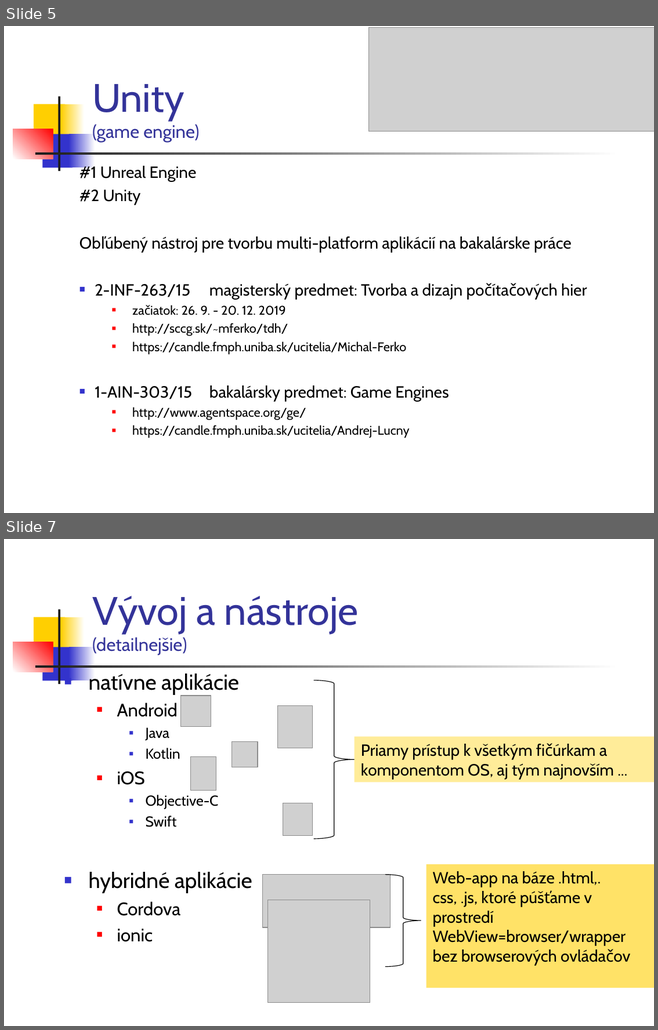
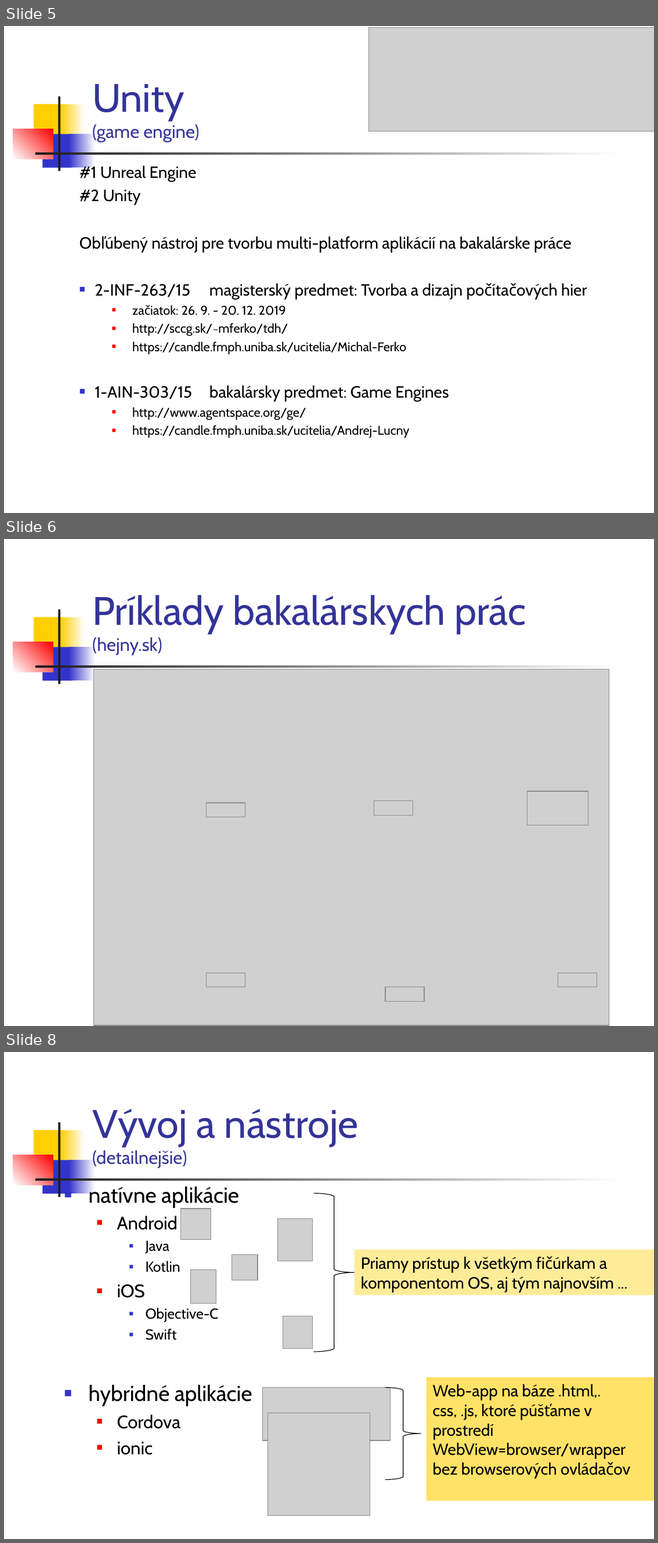
Before and after one commit to vmandro/Prednasky, a slide deck: 01/01_Uvod.ppt. Shown one above the other, each under a label of ours: slides 5 and 7 before the commit, slides 5, 6 and 8 after it; the slides between them are not shown. The pictures are 658x1030 and 658x1543 pixels, drawn with LibreOffice and Linux fonts; fonts in the diff are those of the drawing; grey boxes stand for pictures. Boxes give left, top, right and bottom in pixels: in the first picture for what was removed or moved away, otherwise in the second. Text is boxed around its words. In the diff, an @@ line names an element or a change of style, - is before the commit and + after.

```diff
--- a/01/01_Uvod.ppt
+++ b/01/01_Uvod.ppt
@@ slide 6 added at box(4, 539, 654, 1026), background #FFFFFF; not listed: 7 template elements that a slide beside it also shows @@
@@ title added at box(92, 595, 526, 655), 44 pt, text #333399 @@
+Príklady bakalárskych prác
+(hejny.sk)
@@ picture added at box(94, 669, 609, 1026) @@
@@ picture added at box(527, 791, 588, 825) @@
@@ picture added at box(206, 803, 245, 817) @@
@@ picture added at box(373, 801, 412, 815) @@
@@ picture added at box(206, 973, 245, 987) @@
@@ picture added at box(557, 973, 596, 987) @@
@@ picture added at box(385, 987, 424, 1001) @@
@@ what was slide 7 is now slide 8 @@
```
Also in this commit, not shown: 2 slides changed, 6 other files.
